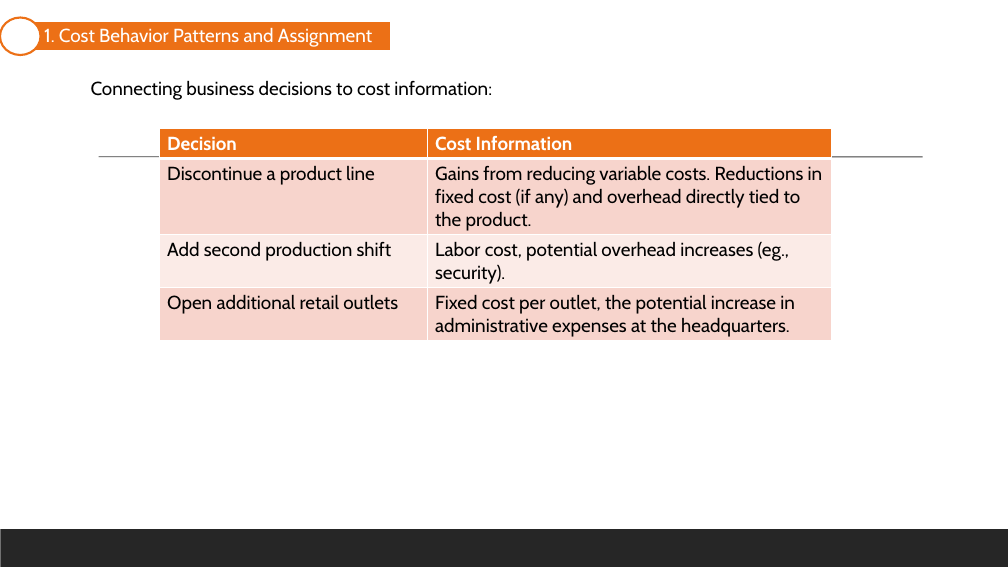
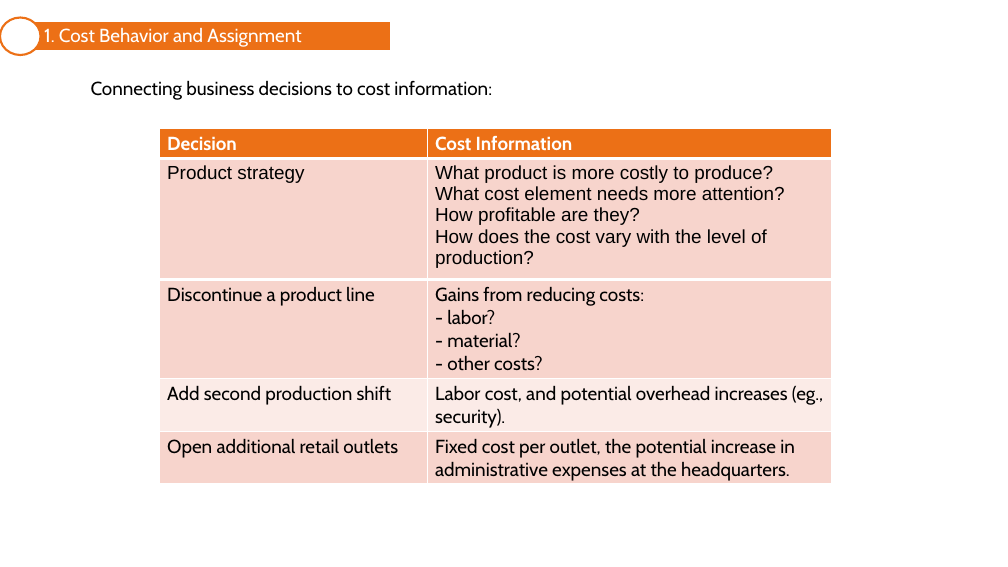
Before and after one commit to mortizm1988/lecture_financial_statements_analysis, a slide deck: slide 4 of topic_7_cost_accounting.pptx (slide 5 before the commit). Drawn at 1008x567 pixels with LibreOffice and Linux fonts; fonts in the diff are those of the drawing. Boxes give left, top, right and bottom in pixels: in the first picture for what was removed or moved away, otherwise in the second. Text is boxed around its words. In the diff, an @@ line names an element or a change of style, - is before the commit and + after.

```diff
--- a/topic_7_cost_accounting.pptx
+++ b/topic_7_cost_accounting.pptx
@@ text in freeform shape at box(44, 28, 301, 47): text changed @@
-1. Cost Behavior Patterns and Assignment
+1. Cost Behavior and Assignment
@@ table at box(160, 128, 831, 485) @@
-row 2: Discontinue a product line | Gains from reducing variable costs. Reductions in fixed cost (if any) and overhead directly tied to the product.
-row 3: Add second production shift | Labor cost, potential overhead increases (eg., security).
+row 2: Product strategy | What product is more costly to produce? / What cost element needs more attention? / How profitable are they? / How does the cost vary with the level of production?
+row 3: Discontinue a product line | Gains from reducing costs: / - labor? / - material? / - other costs?
+row 4: Add second production shift | Labor cost, and potential overhead increases (eg., security).
@@ line removed from (99, 157) to (923, 157) @@
@@ rectangle removed at box(0, 529, 1008, 567) @@
```
Also in this commit, not shown: 30 other slides changed, 4 slides added, 3 slides removed, 15 other files.
